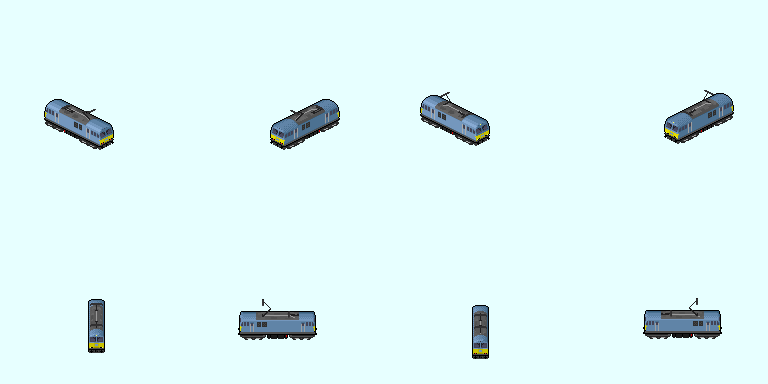
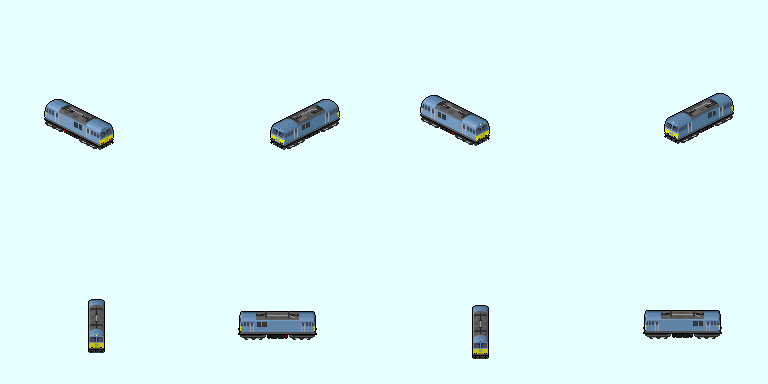
Layered file, before and after one edit (768×384). Changes by layer:
added layer "Visible" above "110 Vorserie Änderungen #1" over [82, 90, 718, 334]
